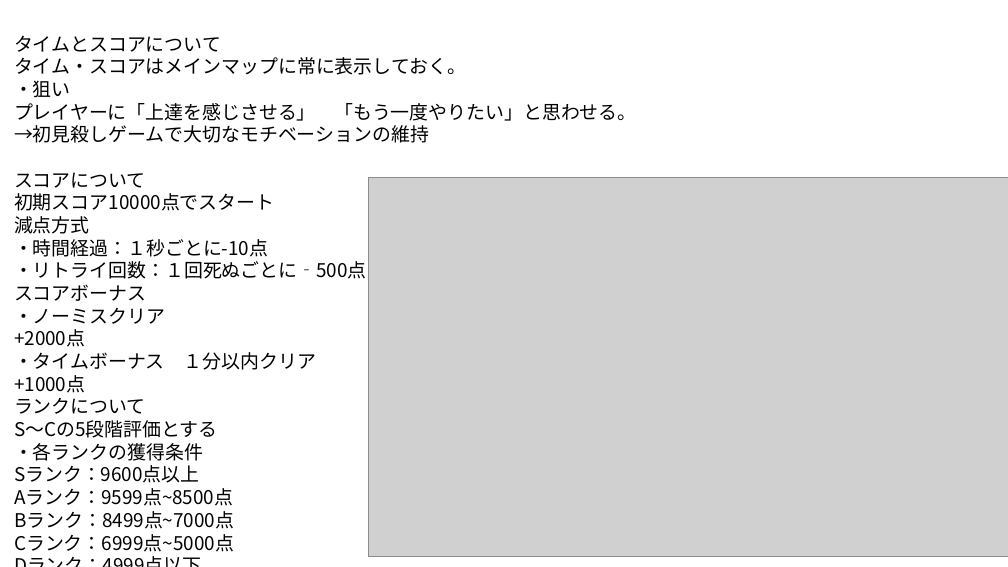
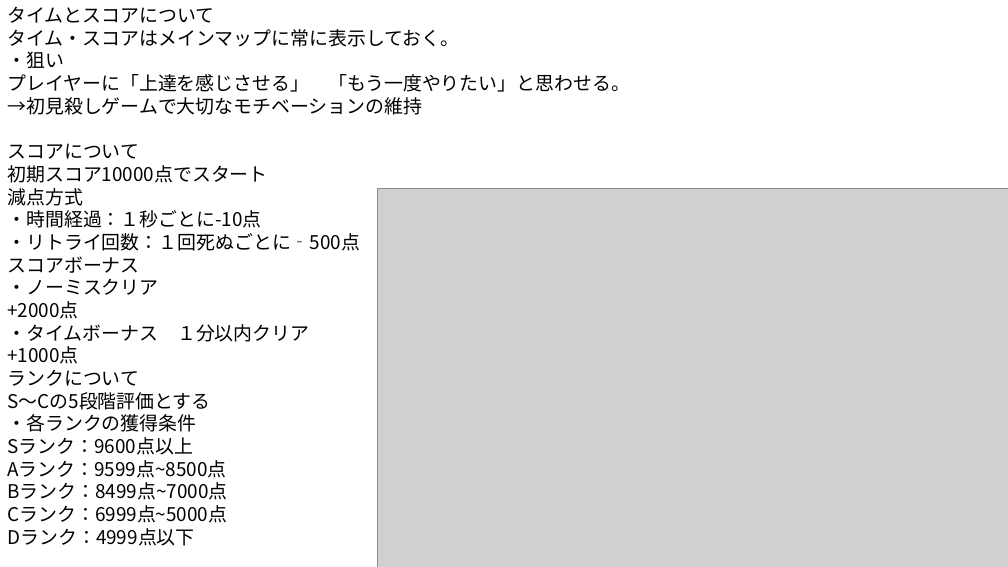
Before and after one commit to Cucumberrole/OmaenihaMuri_C2, a slide deck: slide 2 of Document/新規トラップ案 1.pptx. Drawn at 1008x567 pixels with LibreOffice and Linux fonts; fonts in the diff are those of the drawing; grey boxes stand for pictures. Boxes give left, top, right and bottom in pixels: in the first picture for what was removed or moved away, otherwise in the second. Text is boxed around its words. In the diff, an @@ line names an element or a change of style, - is before the commit and + after.

Commit message:
残機表示とスコア計算とか（たぶんおかしい）

```diff
--- a/Document/新規トラップ案 1.pptx
+++ b/Document/新規トラップ案 1.pptx
@@ text "タイムとスコアについて" rewrapped from (14, 35, 637, 552) to (7, 6, 630, 546) @@
@@ picture: place and size @@
-picture at (369, 177, 1008, 556)
+picture at (377, 188, 1008, 567)
```
Also in this commit, not shown: 5 other files.
